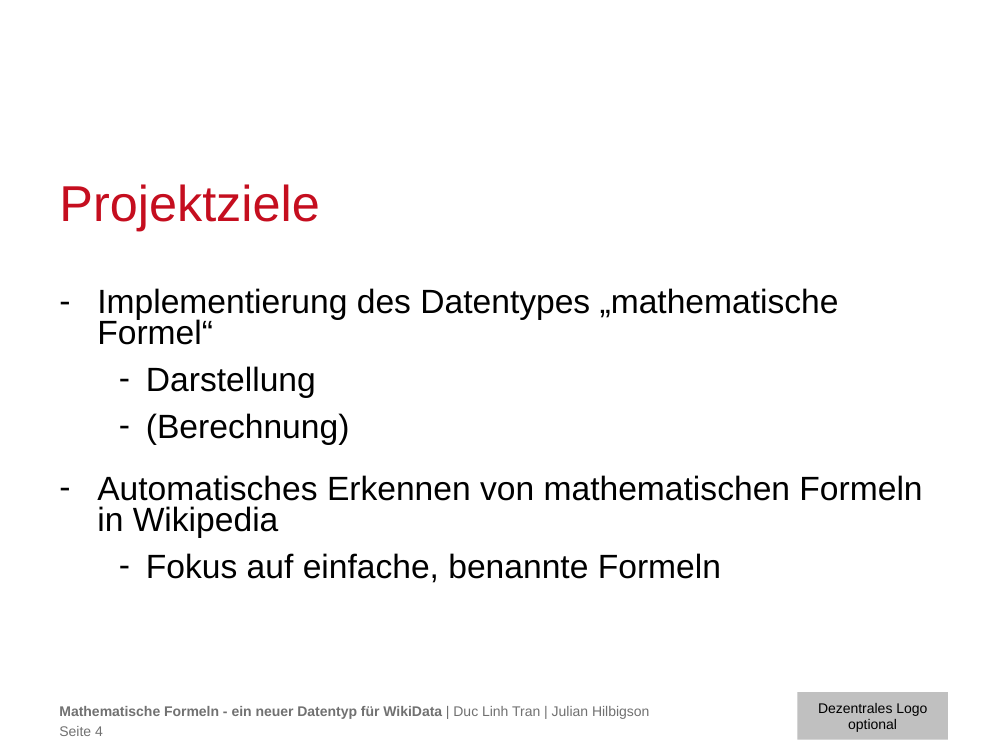
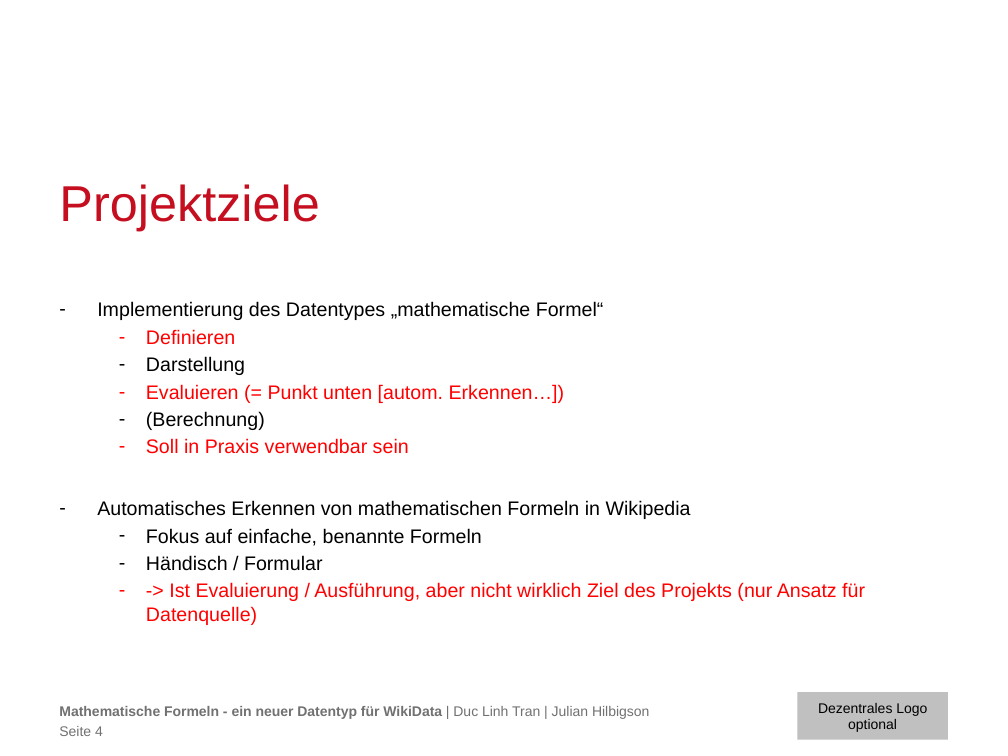
Before and after one commit to TU-Berlin/WikidataMath, a slide deck: slide 4 of docs/milestone presentations/1-presentation/1-complete.pptx. Drawn at 1008x756 pixels with LibreOffice and Linux fonts; fonts in the diff are those of the drawing; background and template pictures are left out. Boxes give left, top, right and bottom in pixels: in the first picture for what was removed or moved away, otherwise in the second. Text is boxed around its words. In the diff, an @@ line names an element or a change of style, - is before the commit and + after.

```diff
--- a/docs/milestone presentations/1-presentation/1-complete.pptx
+++ b/docs/milestone presentations/1-presentation/1-complete.pptx
@@ text at (x1=97, y1=301, x2=691, y2=546): size 24 to 14 pt in "Implementierung des Datentypes „mathematische Formel“", "Darstellung", "(Berechnung)", "Automatisches Erkennen von mathematischen Formeln in Wikiped ..." and 1 more places; less space between paragraphs @@
@@ text at (x1=146, y1=329, x2=235, y2=345): paragraph added @@
+  – Definieren
@@ text at (x1=146, y1=384, x2=565, y2=403): paragraph added @@
+  – Evaluieren (= Punkt unten [autom. Erkennen…])
@@ text at (x1=146, y1=438, x2=409, y2=454): paragraph added @@
+  – Soll in Praxis verwendbar sein
@@ text at (x1=146, y1=555, x2=865, y2=625): paragraphs added @@
+  – Händisch / Formular
+  – -> Ist Evaluierung / Ausführung, aber nicht wirklich Ziel des Projekts (nur Ansatz für Datenquelle)
```
Also in this commit, not shown: 3 other slides changed, 1 slide removed.
